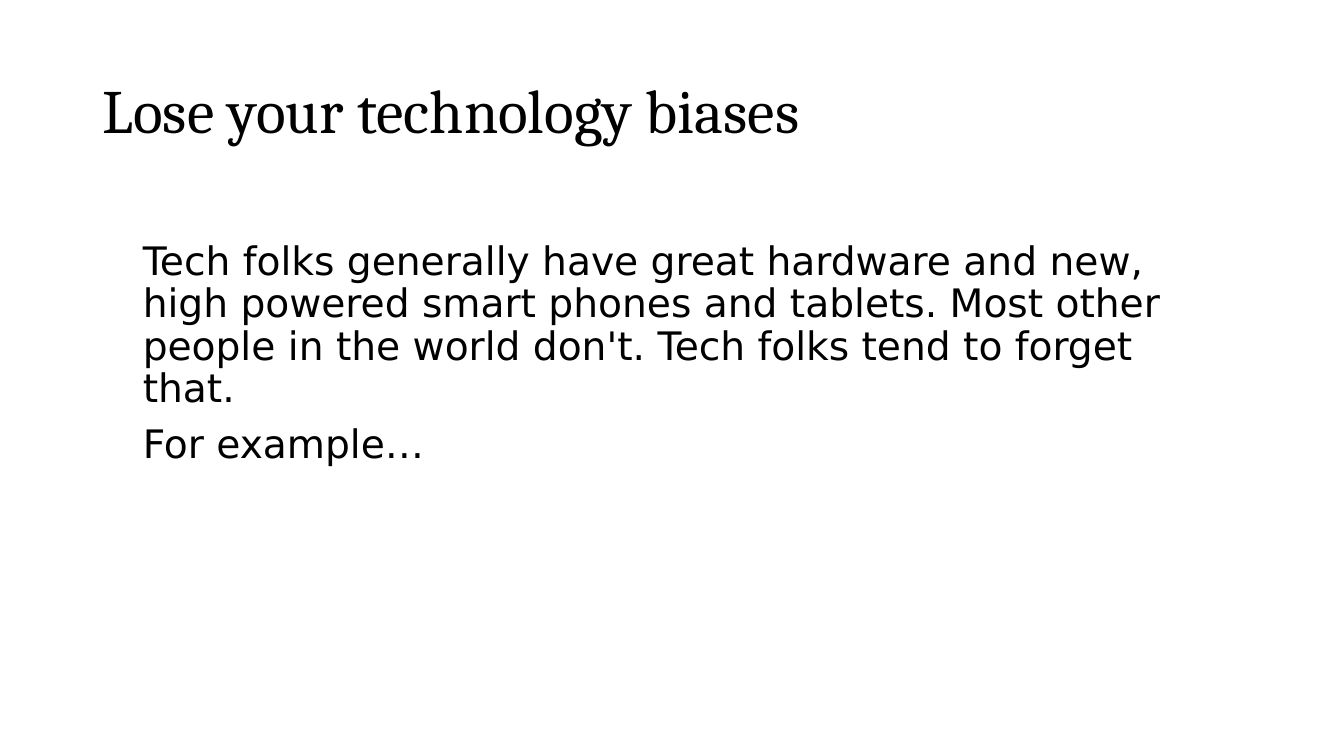
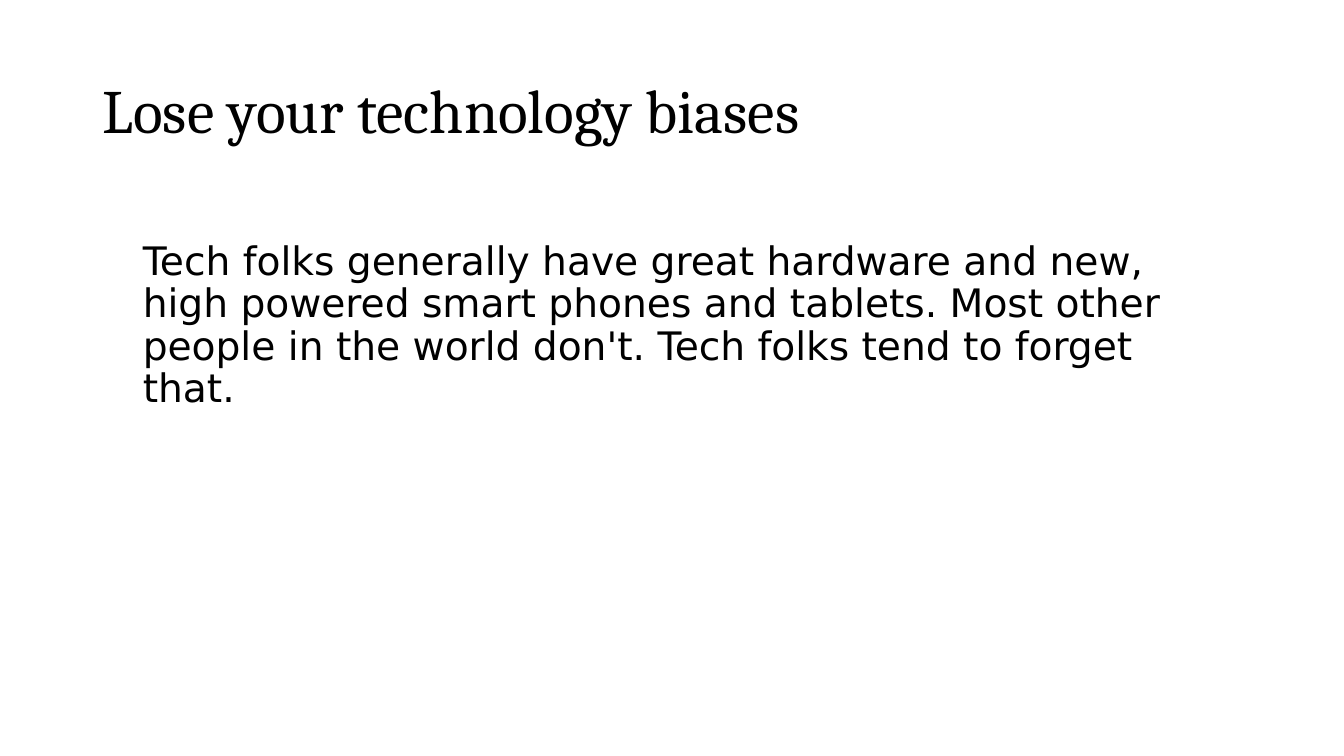
Before and after one commit to roblarsen/rob-larsen-presentations, a slide deck: slide 34 of wild-world-web.pptx. Drawn at 1344x756 pixels with LibreOffice and Linux fonts; fonts in the diff are those of the drawing; background and template pictures are left out. Boxes give left, top, right and bottom in pixels: in the first picture for what was removed or moved away, otherwise in the second. Text is boxed around its words. In the diff, an @@ line names an element or a change of style, - is before the commit and + after.

```diff
--- a/wild-world-web.pptx
+++ b/wild-world-web.pptx
@@ text at box(143, 428, 424, 466): paragraph removed @@
-For example…
```
Also in this commit, not shown: 7 other slides changed, 6 slides added, 2 slides removed.
